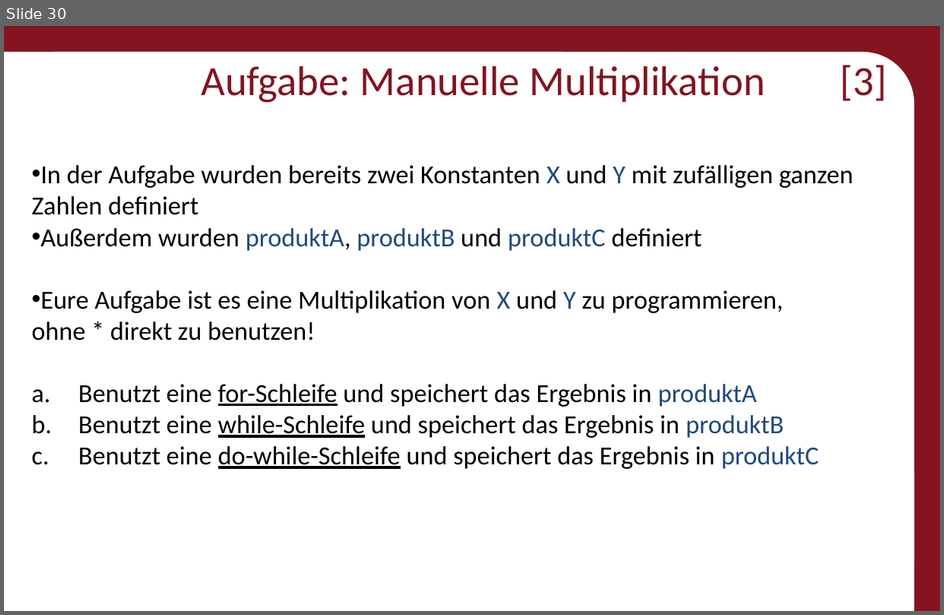
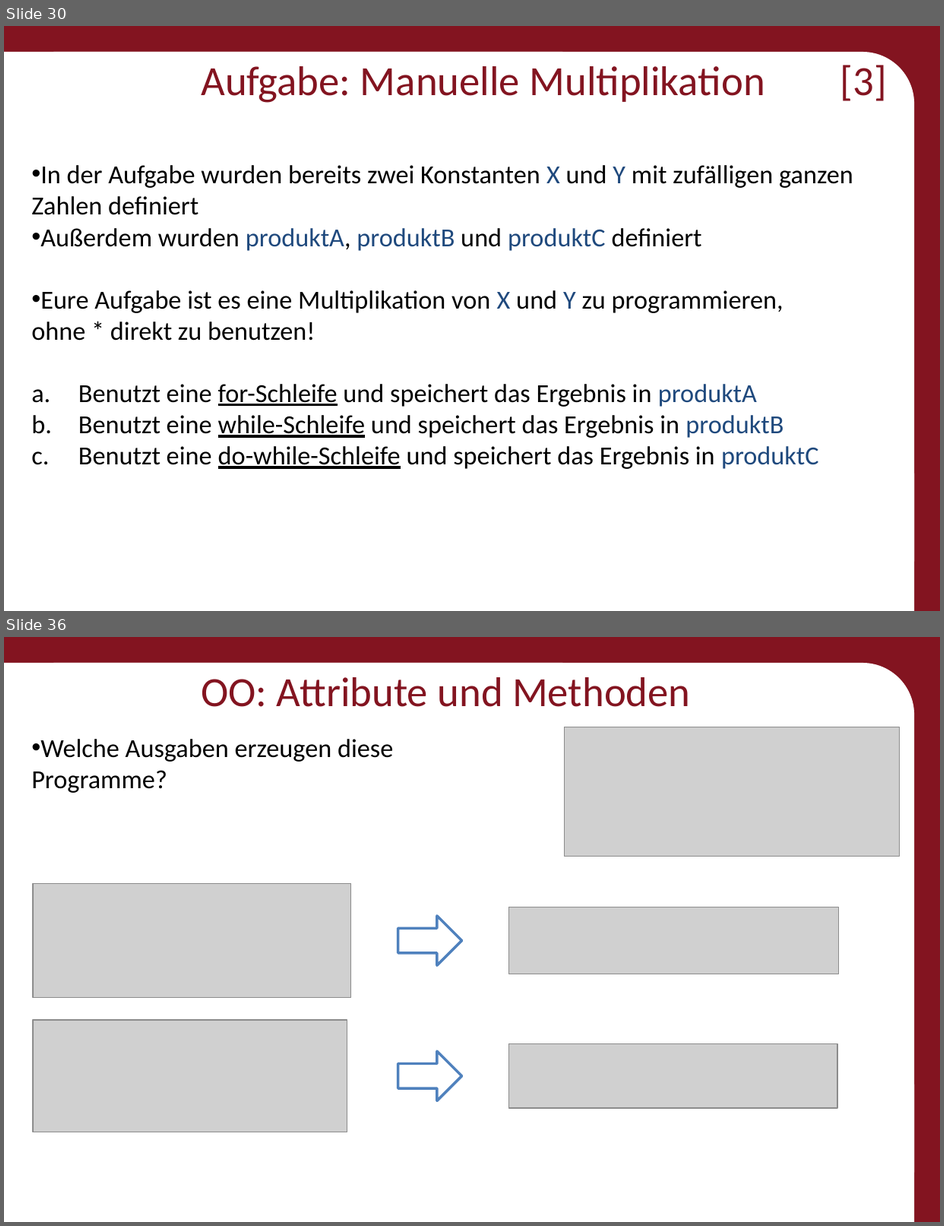
Before and after one commit to Roboscope/java-with-nao, a slide deck: Präsentationen/Anfänger - Java mit NAO.pptx. Shown one above the other, each under a label of ours: slide 30 before the commit, slides 30 and 36 after it; the slides between them are not shown. The pictures are 944x615 and 944x1226 pixels, drawn with LibreOffice and Linux fonts; fonts in the diff are those of the drawing; grey boxes stand for pictures; background and template pictures are left out. Boxes give left, top, right and bottom in pixels: in the first picture for what was removed or moved away, otherwise in the second. Text is boxed around its words. In the diff, an @@ line names an element or a change of style, - is before the commit and + after.

```diff
--- a/Präsentationen/Anfänger - Java mit NAO.pptx
+++ b/Präsentationen/Anfänger - Java mit NAO.pptx
@@ slide 36 added at (4,637,940,1222), background #831420; not listed: 3 template elements that a slide beside it also shows @@
@@ title added at (201,677,690,707), 32 pt, text #831420 @@
+OO: Attribute und Methoden
@@ picture added at (564,727,899,857) @@
@@ text added at (31,739,393,793), 20 pt, text #000000 @@
+• Welche Ausgaben erzeugen diese
+  Programme?
@@ picture added at (33,883,351,997) @@
@@ picture added at (509,907,838,974) @@
@@ down arrow added at (398,916,462,965), fill #FFFFFF, outline #4F81BD 2 pt @@
@@ picture added at (33,1020,347,1133) @@
@@ picture added at (509,1044,837,1109) @@
@@ down arrow added at (398,1051,462,1101), fill #FFFFFF, outline #4F81BD 2 pt @@
```
Also in this commit, not shown: 20 other slides added, 25 other files.
